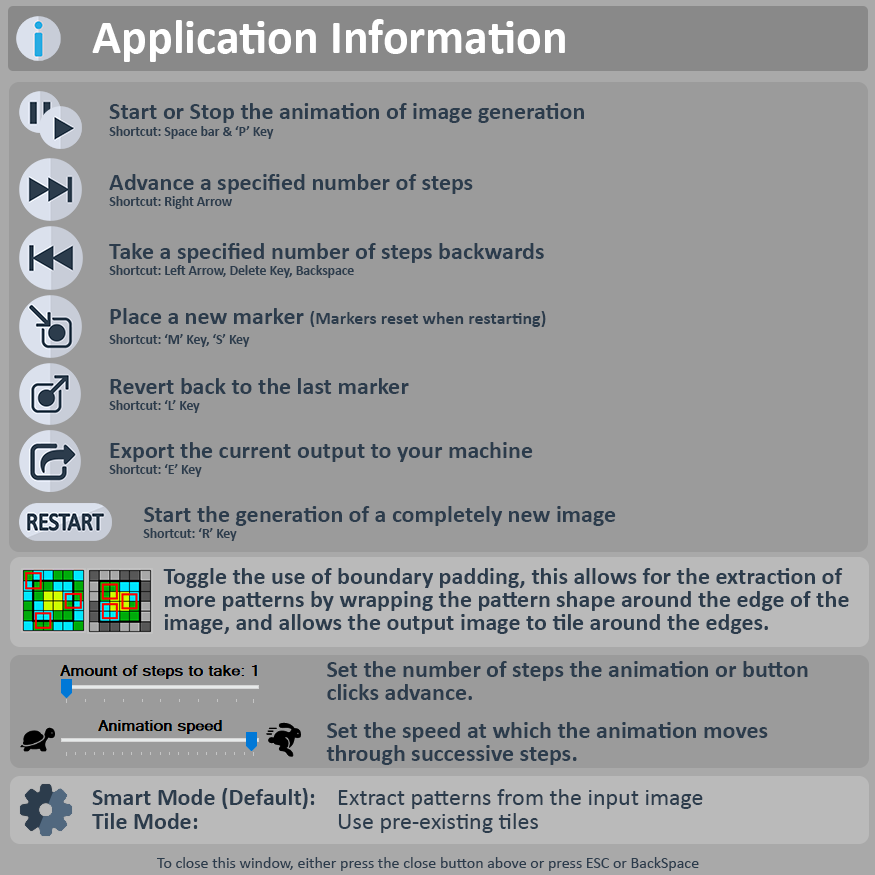
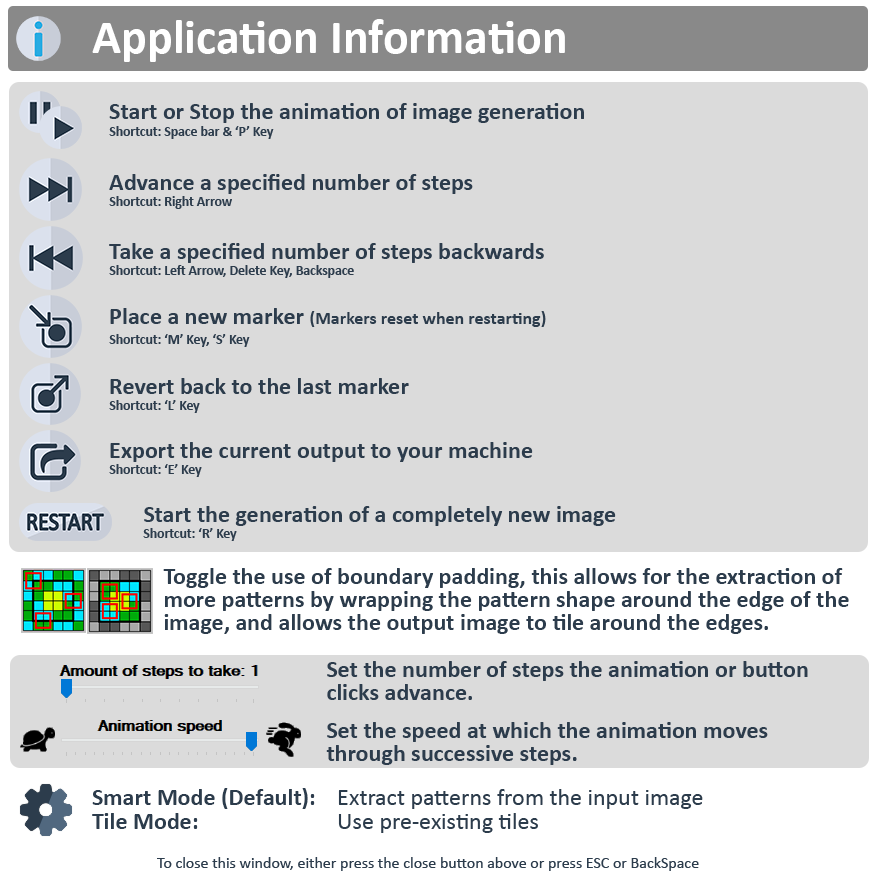
Revision of a layered 875 × 875 image; what changed, layer by layer:
removed layer "Background" over [0, 0, 875, 875]
